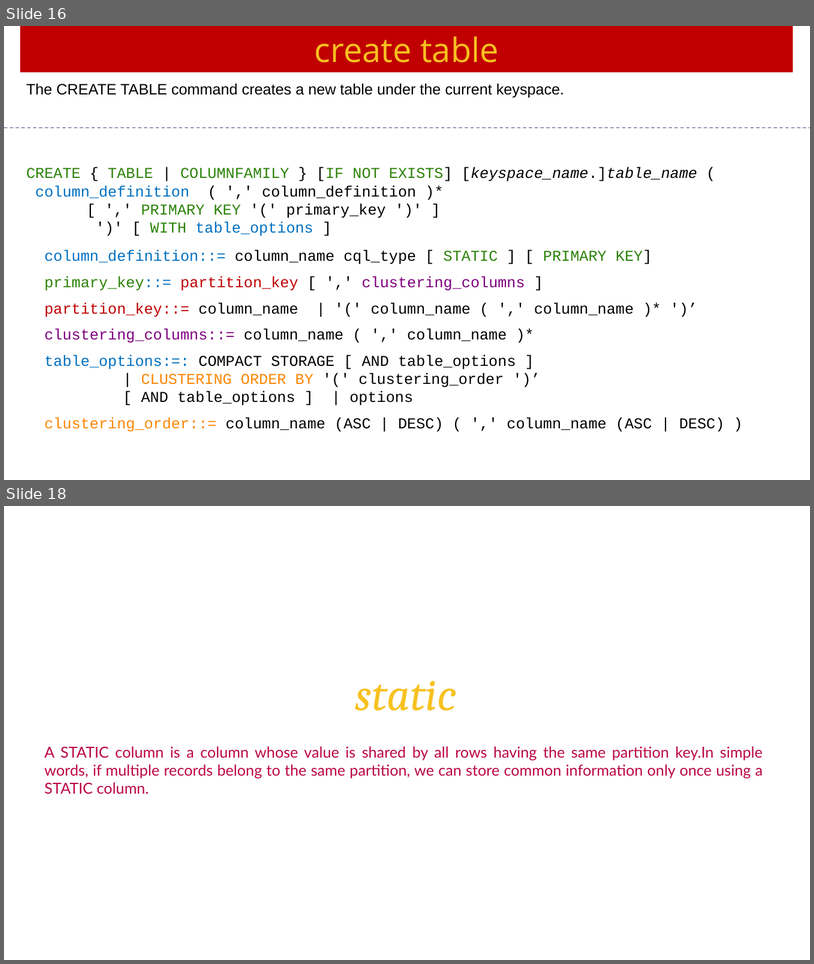
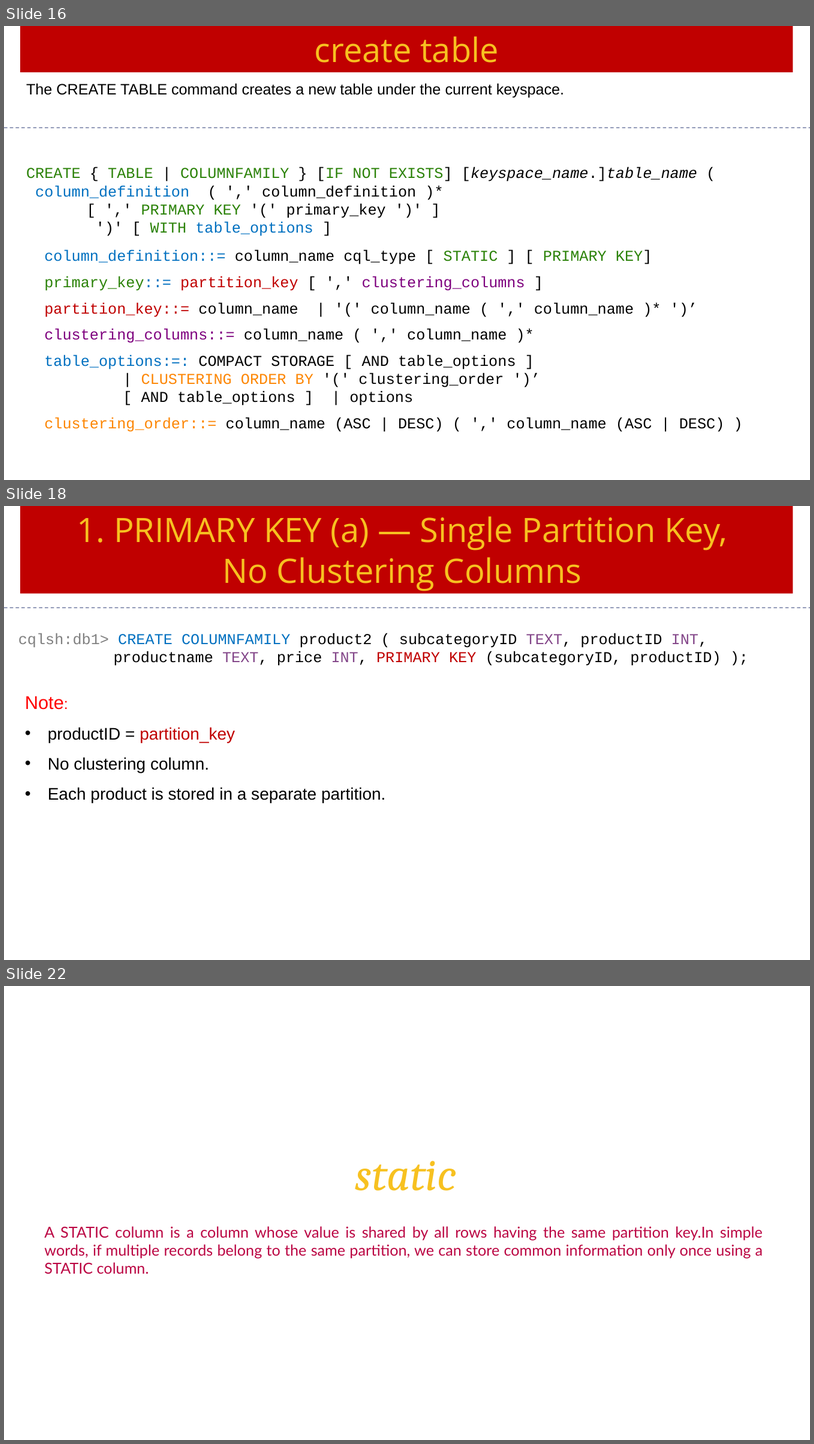
Before and after one commit to Saleel-Bagde/PPT-s, a slide deck: Cassandra Ver3.pptx. Shown one above the other, each under a label of ours: slides 16 and 18 before the commit, slides 16, 18 and 22 after it; the slides between them are not shown. The pictures are 814x964 and 814x1444 pixels, drawn with LibreOffice and Linux fonts; fonts in the diff are those of the drawing. Boxes give left, top, right and bottom in pixels: in the first picture for what was removed or moved away, otherwise in the second. Text is boxed around its words. In the diff, an @@ line names an element or a change of style, - is before the commit and + after.

```diff
--- a/Cassandra Ver3.pptx
+++ b/Cassandra Ver3.pptx
@@ slide 18 added at bbox=[4, 506, 810, 960], background #FFFFFF @@
@@ rectangle added at bbox=[20, 506, 794, 594], fill #C00000, 40 pt, text #F7C120 @@
+1. PRIMARY KEY (a) — Single Partition Key,
+No Clustering Columns
@@ line added from (4, 607) to (810, 607), #6E78A0 0.99 pt dashed @@
@@ text added at bbox=[18, 633, 721, 666], 18 pt, text #000000 @@
+cqlsh:db1> CREATE COLUMNFAMILY product2 ( subcategoryID TEXT, productID INT, productname TEXT, price INT, PRIMARY KEY (subcategoryID, productID) );
@@ text added at bbox=[25, 696, 386, 803], 20 pt, text #000000 @@
+Note:
+• productID = partition_key
+• No clustering column.
+• Each product is stored in a separate partition.
@@ what was slide 18 is now slide 22 @@
```
Also in this commit, not shown: 1 slide changed, 3 other slides added.
